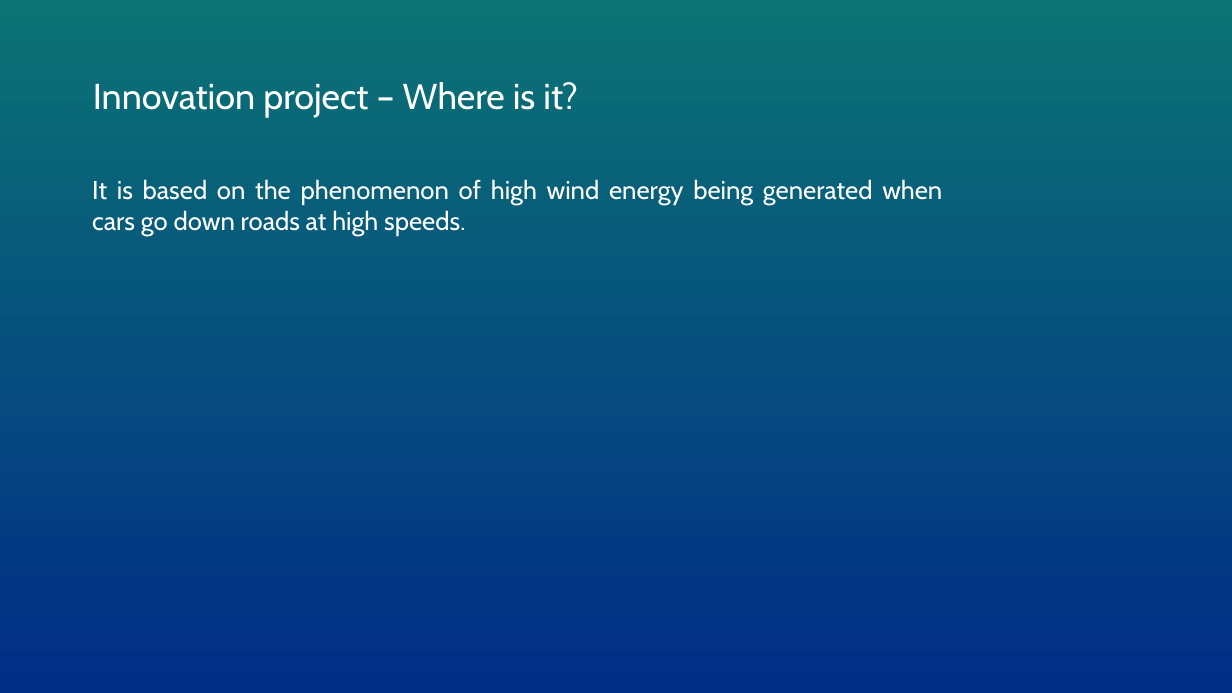
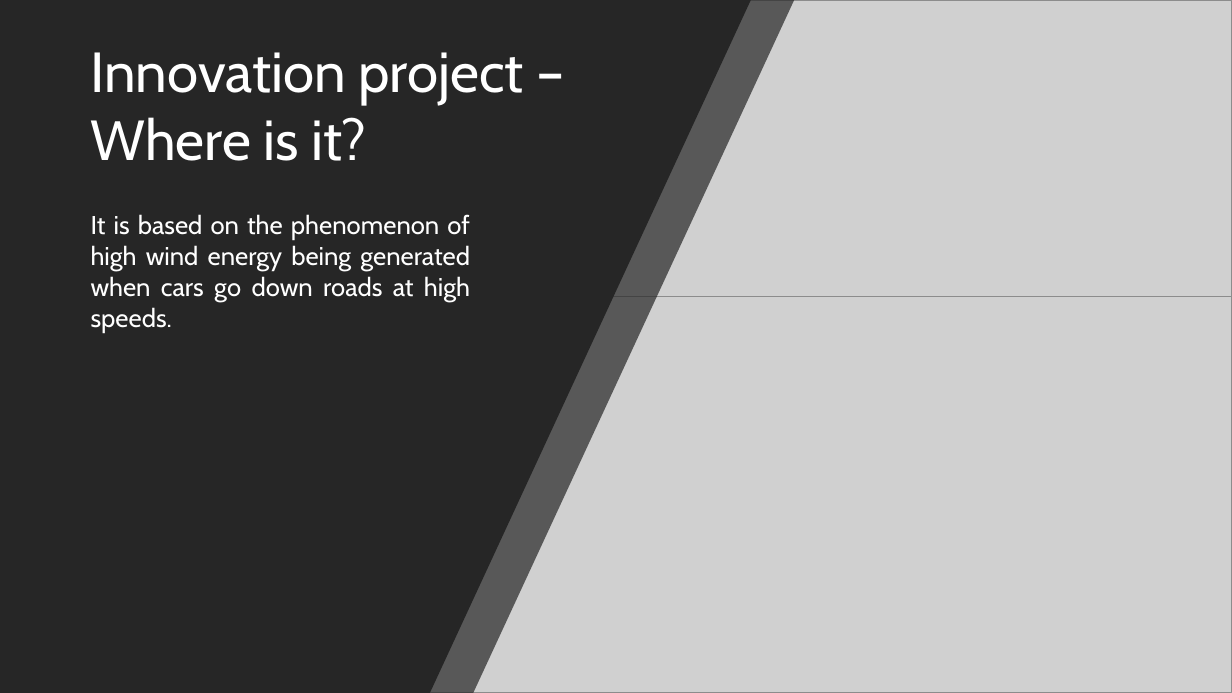
Before and after one commit to prokenz101/fll-optimus, a slide deck: slide 5 of Core_values_-_Team_Optimus-1.pptx. Drawn at 1232x693 pixels with LibreOffice and Linux fonts; fonts in the diff are those of the drawing; grey boxes stand for pictures. Boxes give left, top, right and bottom in pixels: in the first picture for what was removed or moved away, otherwise in the second. Text is boxed around its words. In the diff, an @@ line names an element or a change of style, - is before the commit and + after.

```diff
--- a/Core_values_-_Team_Optimus-1.pptx
+++ b/Core_values_-_Team_Optimus-1.pptx
@@ background gradient #0C7374 to #012D86 to #000000 @@
@@ freeform shape added at (x1=0, y1=0, x2=795, y2=693), fill #262626 at 70% opacity @@
@@ freeform shape added at (x1=0, y1=0, x2=751, y2=693), fill #262626 @@
@@ picture added at (x1=608, y1=0, x2=1232, y2=297) @@
@@ text "Innovation project – Where is ..." moved from (x1=93, y1=82, x2=578, y2=118) to (x1=91, y1=52, x2=523, y2=161) @@
@@ text "Innovation project – Where is ..." at (x1=91, y1=52, x2=523, y2=161): size 28 to 44 pt; vertical alignment top to middle @@
@@ text "It is based on the ..." rewrapped from (x1=92, y1=179, x2=942, y2=235) to (x1=91, y1=214, x2=470, y2=332) @@
@@ picture added at (x1=425, y1=297, x2=1232, y2=693) @@
```
Also in this commit, not shown: 5 other slides changed.
